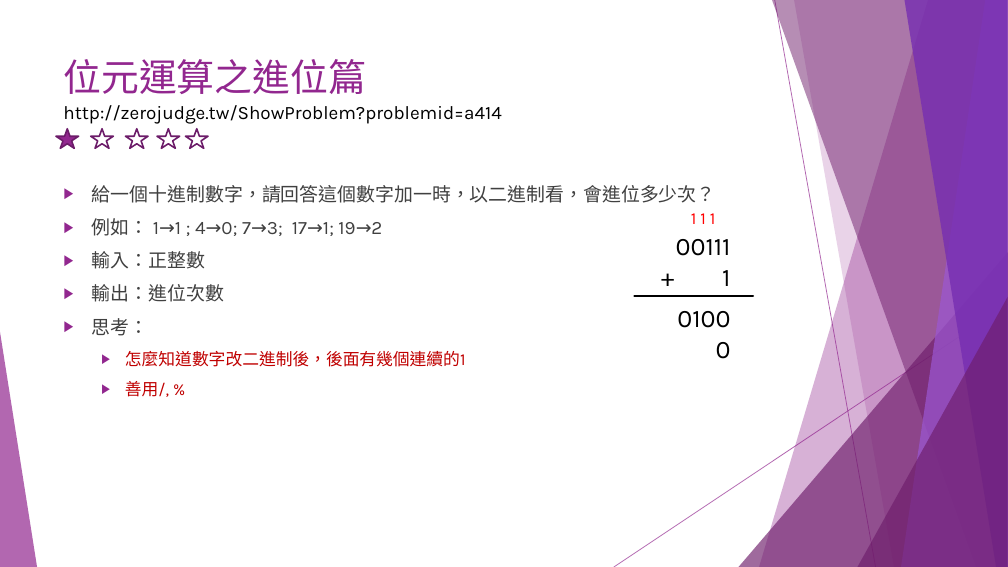
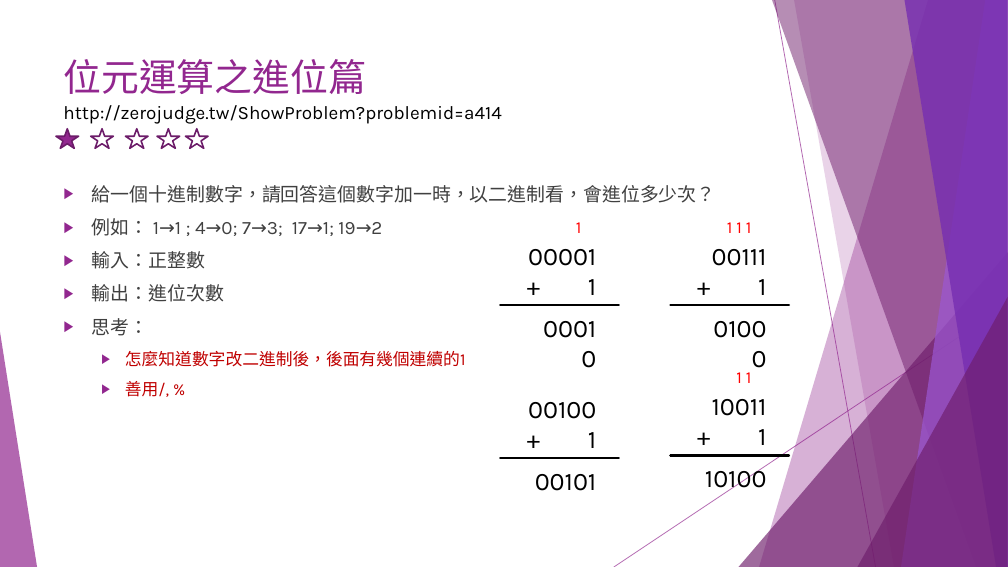
Before and after one commit to liulawsi/My_PPTs, a slide deck: slide 39 of CHING JIAN/C_Class/A1_邏輯思考訓練題.pptx (slide 34 before the commit). Drawn at 1008x567 pixels with LibreOffice and Linux fonts; fonts in the diff are those of the drawing. Boxes give left, top, right and bottom in pixels: in the first picture for what was removed or moved away, otherwise in the second. Text is boxed around its words. In the diff, an @@ line names an element or a change of style, - is before the commit and + after.

```diff
--- a/CHING JIAN/C_Class/A1_邏輯思考訓練題.pptx
+++ b/CHING JIAN/C_Class/A1_邏輯思考訓練題.pptx
@@ group added at bbox=[501, 222, 619, 346]: 3 texts, 1 line @@
+00001
++ 1
+00010
+1
@@ 3 texts, 1 line: place and size @@
-3 texts, 1 line at bbox=[634, 213, 753, 337]
+3 texts, 1 line at bbox=[671, 222, 789, 346]
@@ group added at bbox=[671, 372, 789, 494]: 3 texts, 1 line @@
+10011
++ 1
+10100
+1 1
@@ text added at bbox=[528, 402, 596, 448], 24 pt, text #000000 @@
+00100
++ 1
@@ line added from (619, 458) to (501, 458), #000000 2.25 pt @@
@@ text added at bbox=[535, 474, 596, 491], 24 pt, text #000000 @@
+00101
```
Also in this commit, not shown: 12 other slides changed, 5 slides added, 1 slide removed, 2 other files.
